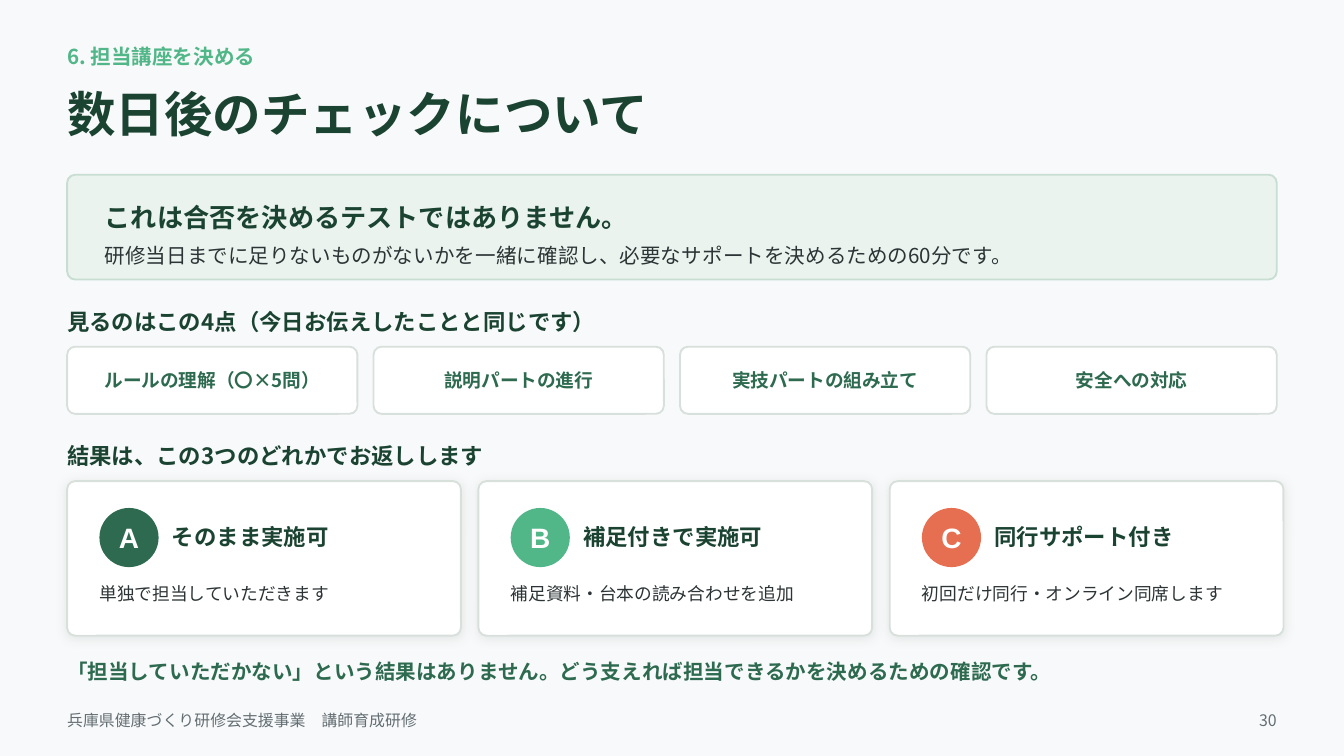
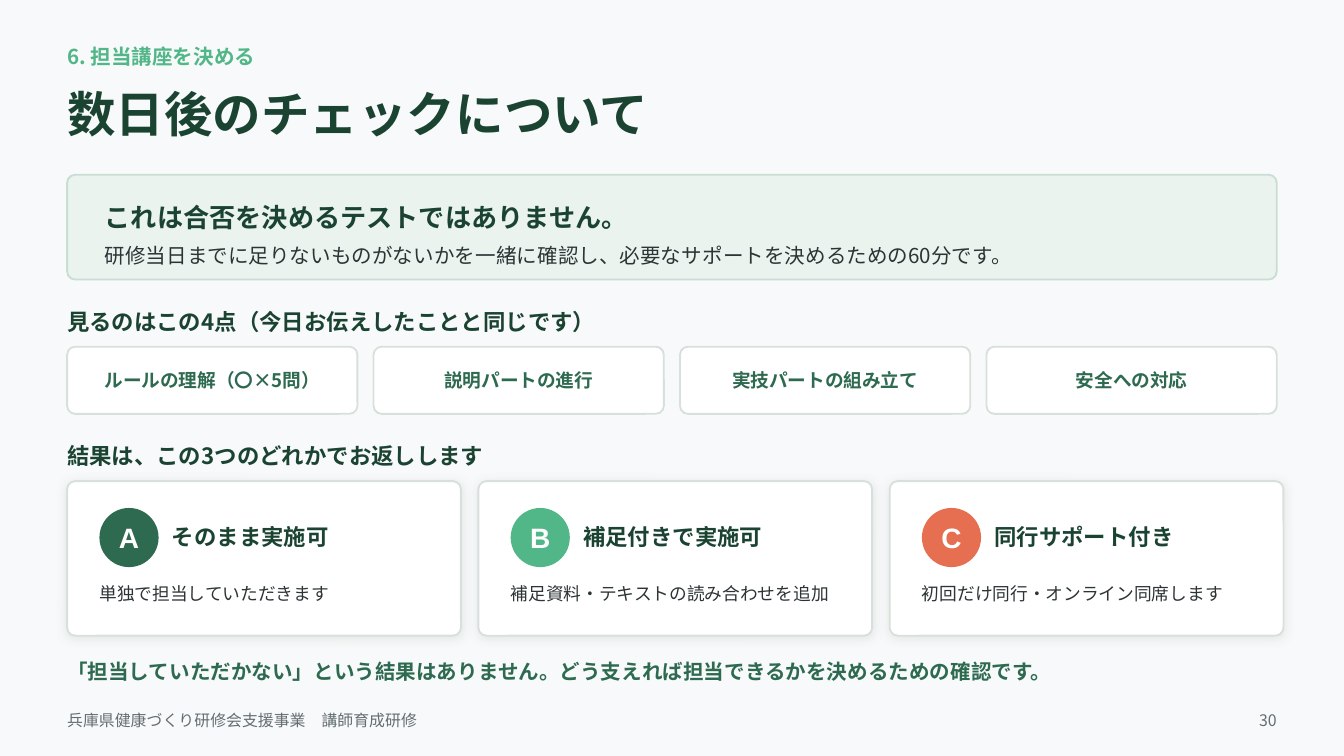
Before and after one commit to flashpapa4/hyogo-kenkou-site, a slide deck: slide 30 of docs/講師育成研修_90分_研修資料.pptx. Drawn at 1344x756 pixels with LibreOffice and Linux fonts; fonts in the diff are those of the drawing. Boxes give left, top, right and bottom in pixels: in the first picture for what was removed or moved away, otherwise in the second. Text is boxed around its words. In the diff, an @@ line names an element or a change of style, - is before the commit and + after.

```diff
--- a/docs/講師育成研修_90分_研修資料.pptx
+++ b/docs/講師育成研修_90分_研修資料.pptx
@@ text at (511,585,829,602): text changed @@
-補足資料・台本の読み合わせを追加
+補足資料・テキストの読み合わせを追加
```
Also in this commit, not shown: 9 other slides changed, 4 other files.
